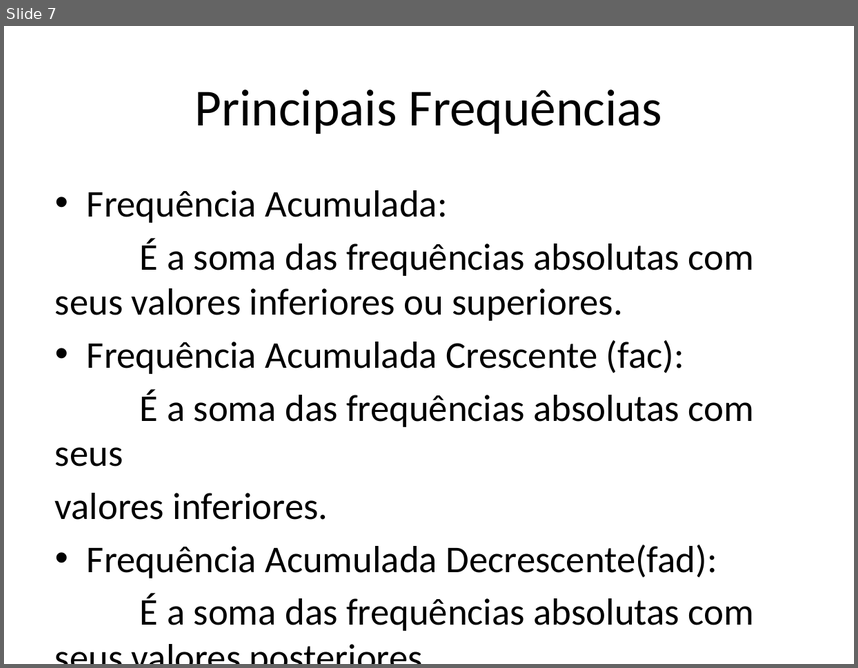
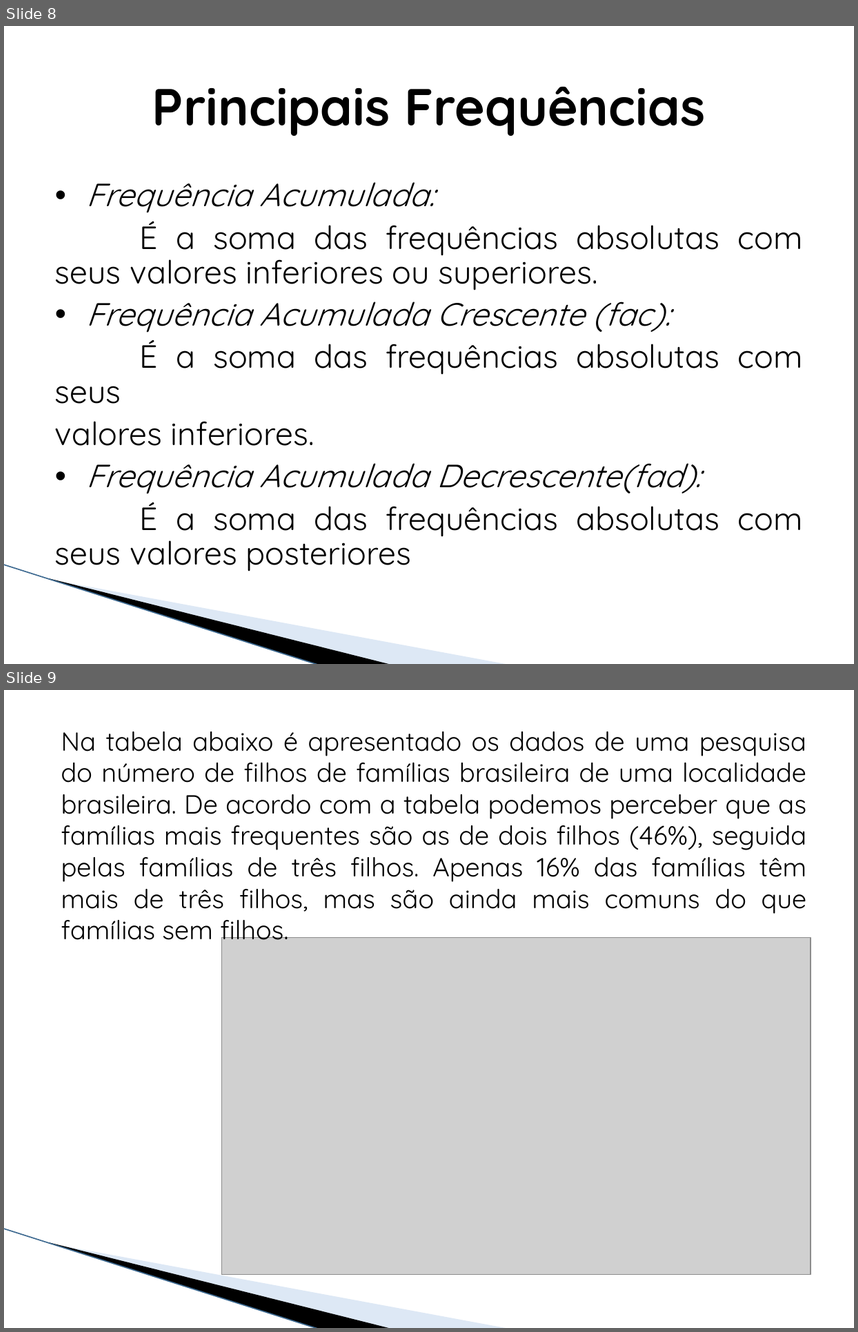
Before and after one commit to j52546/EstatisticaProbabilidade-, a slide deck: Probabilidade e Estatística.pptx. Shown one above the other, each under a label of ours: slide 7 before the commit, slides 8 and 9 after it. The pictures are 858x668 and 858x1332 pixels, drawn with LibreOffice and Linux fonts; fonts in the diff are those of the drawing; grey boxes stand for pictures; background and template pictures are left out. Boxes give left, top, right and bottom in pixels: in the first picture for what was removed or moved away, otherwise in the second. Text is boxed around its words. In the diff, an @@ line names an element or a change of style, - is before the commit and + after.

```diff
--- a/Probabilidade e Estatística.pptx
+++ b/Probabilidade e Estatística.pptx
@@ slide 9 added at <box>4,690,854,1328</box>, background #FFFFFF; not listed: 3 template elements that a slide beside it also shows @@
@@ subtitle added at <box>61,731,807,947</box>, 22.2 pt, text #000000 @@
+Na tabela abaixo é apresentado os dados de uma pesquisa do número de filhos de famílias brasileira de uma localidade brasileira. De acordo com a tabela podemos perceber que as famílias mais frequentes são as de dois filhos (46%), seguida pelas famílias de três filhos. Apenas 16% das famílias têm mais de três filhos, mas são ainda mais comuns do que famílias sem filhos.
@@ picture added at <box>221,938,811,1274</box> @@
@@ what was slide 7 is now slide 8 @@
@@ slide 8 changed as well @@
@@ text "Principais Frequências" at <box>152,87,706,136</box>: font Calibri to Quicksand, bold on @@
@@ text "Frequência Acumulada:" at <box>55,182,802,571</box>: size 32 to 27.2 pt, font Calibri to Quicksand; italic on in "Frequência Acumulada:", "Frequência Acumulada Crescente (fac):", "Frequência Acumulada Decrescente(fad):"; alignment left to justified; line spacing 1 to 0.9 @@
@@ line added from (4, 564) to (319, 664), #A4C1E3 0.95 pt @@
@@ freeform shape added at <box>49,578,392,664</box>, fill #000000 @@
@@ freeform shape added at <box>51,579,510,664</box>, fill #ABC6E6 at 40% opacity @@
```
Also in this commit, not shown: 5 other slides changed, 5 other slides added, 3 slides removed, 3 other files.
